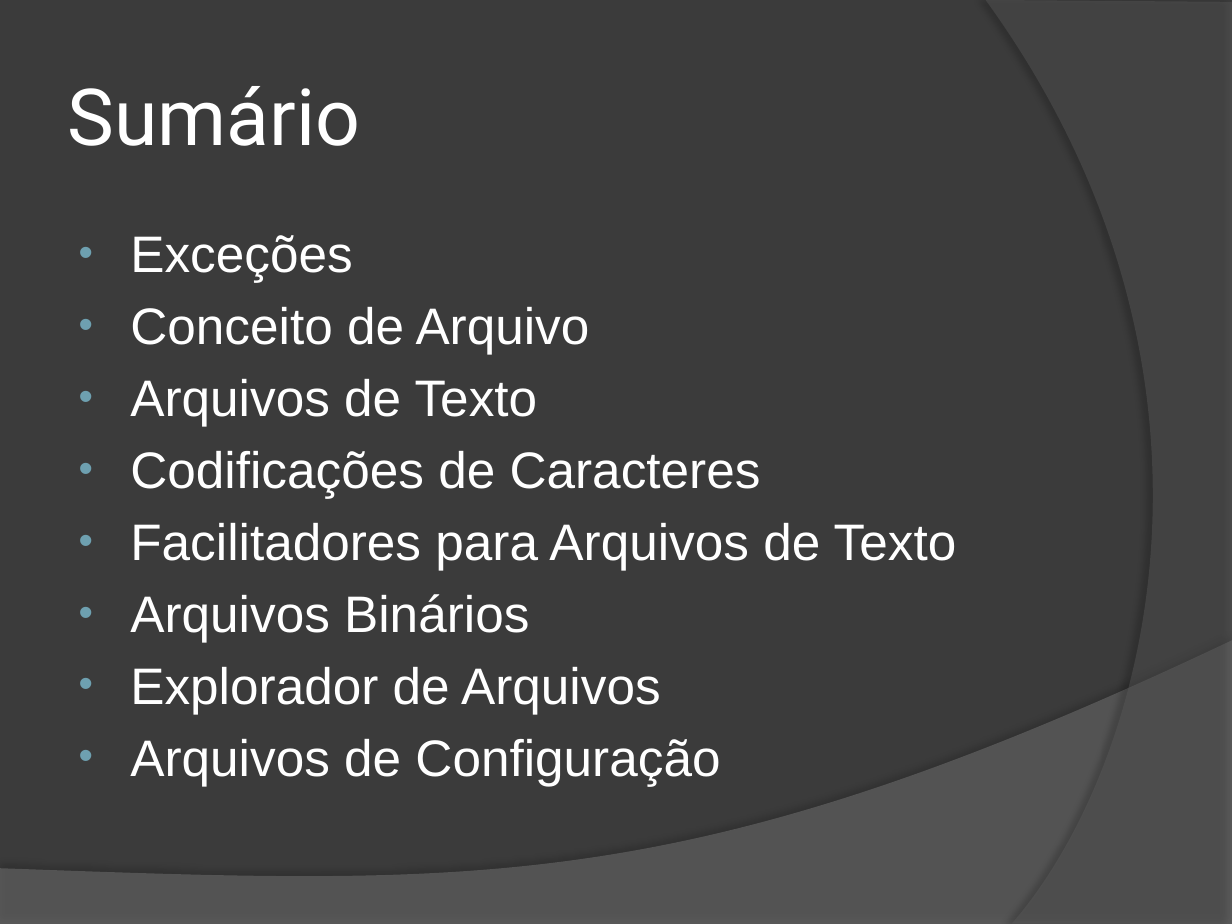
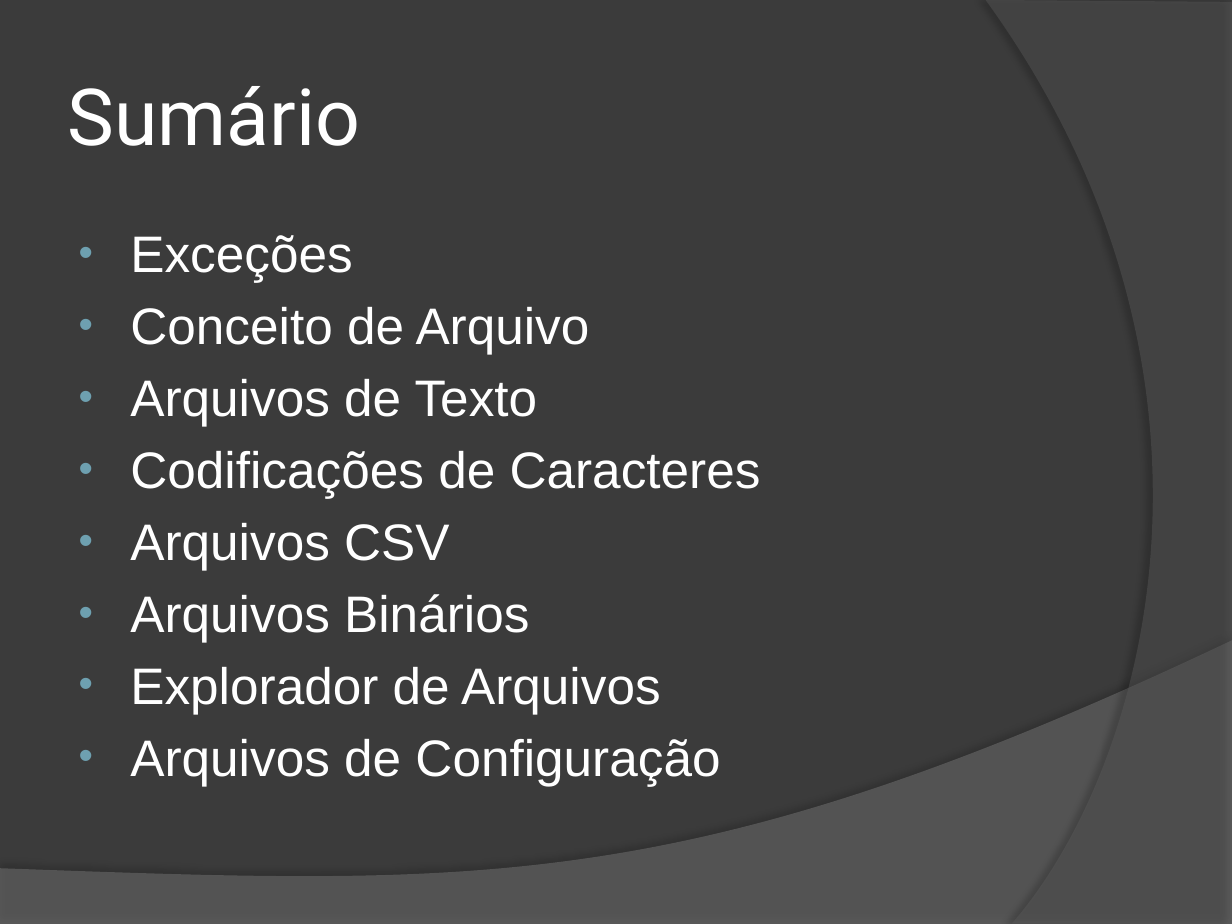
Before and after one commit to wind39/wind39.github.io, a slide deck: slide 2 of curso/modulo2capitulo3-off.pptx. Drawn at 1232x924 pixels with LibreOffice and Linux fonts; fonts in the diff are those of the drawing. Boxes give left, top, right and bottom in pixels: in the first picture for what was removed or moved away, otherwise in the second. Text is boxed around its words. In the diff, an @@ line names an element or a change of style, - is before the commit and + after.

Commit message:
M2 C3 slides

```diff
--- a/curso/modulo2capitulo3-off.pptx
+++ b/curso/modulo2capitulo3-off.pptx
@@ text at box(130, 523, 449, 570): text changed @@
-• Facilitadores para Arquivos de Texto
+• Arquivos CSV
```
Also in this commit, not shown: 1 other slide changed, 9 slides added, 18 other files.
